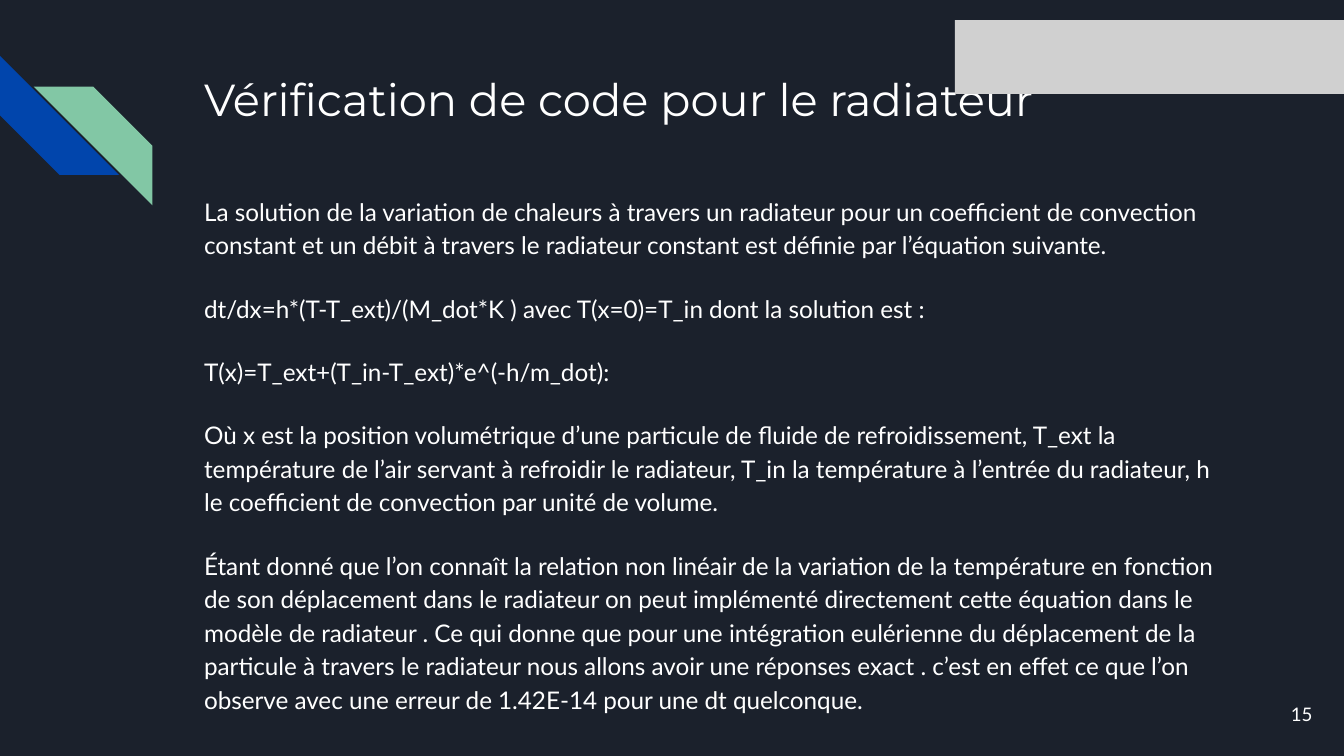
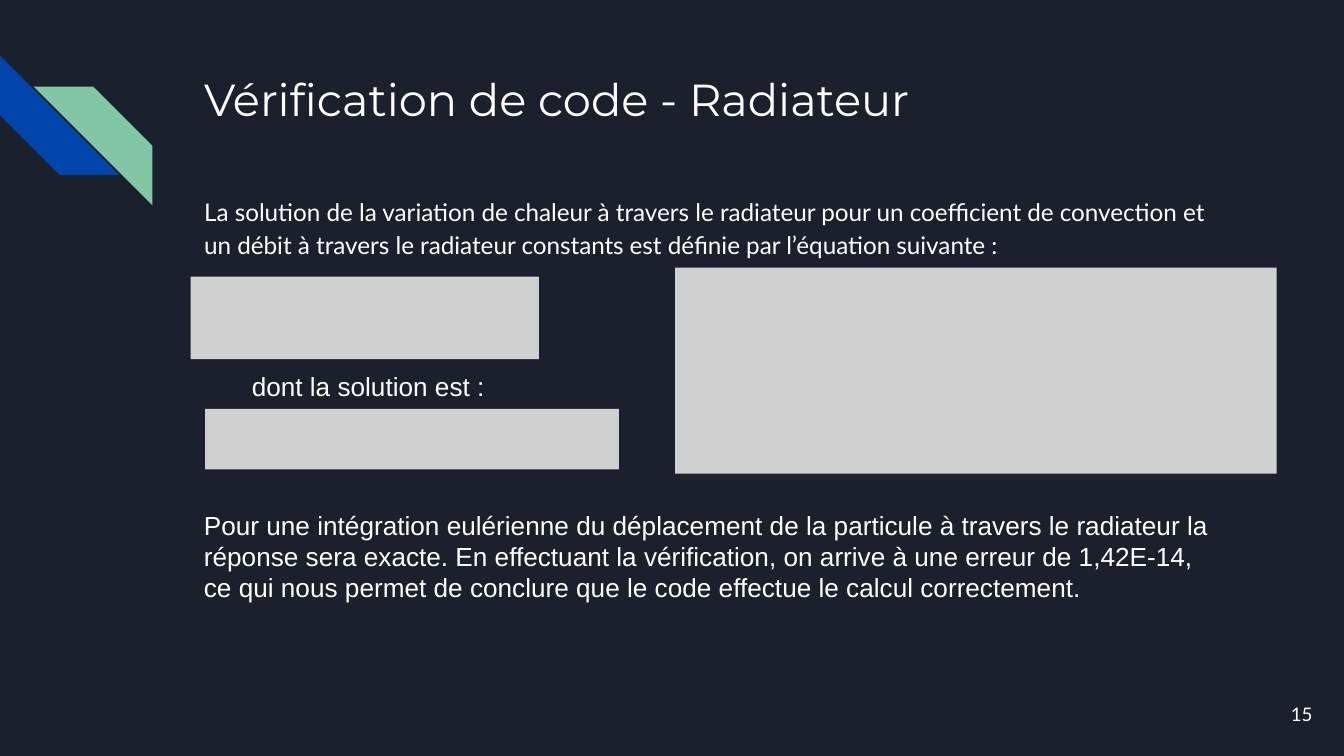
Before and after one commit to Luckabarbeau/Final_projet_mec8211, a slide deck: slide 15 of Presentation-projet-de-session.pptx. Drawn at 1344x756 pixels with LibreOffice and Linux fonts; fonts in the diff are those of the drawing; grey boxes stand for pictures. Boxes give left, top, right and bottom in pixels: in the first picture for what was removed or moved away, otherwise in the second. Text is boxed around its words. In the diff, an @@ line names an element or a change of style, - is before the commit and + after.

```diff
--- a/Presentation-projet-de-session.pptx
+++ b/Presentation-projet-de-session.pptx
@@ picture removed at (x1=956, y1=20, x2=1344, y2=94) @@
@@ title at (x1=204, y1=82, x2=909, y2=117): text changed @@
-Vérification de code pour le radiateur
+Vérification de code - Radiateur
@@ text at (x1=204, y1=203, x2=1204, y2=258): text changed @@
-La solution de la variation de chaleurs à travers un radiateur pour un coefficient de convection constant et un débit à travers le radiateur constant est définie par l’équation suivante.
-dt/dx=h*(T-T_ext)/(M_dot*K ) avec T(x=0)=T_in dont la solution est :
-T(x)=T_ext+(T_in-T_ext)*e^(-h/m_dot):
-Où x est la position volumétrique d’une particule de fluide de refroidissement, T_ext la température de l’air servant à refroidir le radiateur, T_in la température à l’entrée du radiateur, h le coefficient de convection par unité de volume.
-Étant donné que l’on connaît la relation non linéair de la variation de la température en fonction de son déplacement dans le radiateur on peut implémenté directement cette équation dans le modèle de radiateur . Ce qui donne que pour une intégration eulérienne du déplacement de la particule à travers le radiateur nous allons avoir une réponses exact . c’est en effet ce que l’on observe avec une erreur de 1.42E-14 pour une dt quelconque.
+La solution de la variation de chaleur à travers le radiateur pour un coefficient de convection et un débit à travers le radiateur constants est définie par l’équation suivante :
@@ group added at (x1=191, y1=267, x2=1277, y2=473): 3 pictures, 1 text @@
+dont la solution est :
@@ text added at (x1=204, y1=515, x2=1207, y2=603), 14 pt, text #FFFFFF @@
+Pour une intégration eulérienne du déplacement de la particule à travers le radiateur la réponse sera exacte. En effectuant la vérification, on arrive à une erreur de 1,42E-14, ce qui nous permet de conclure que le code effectue le calcul correctement.
```
Also in this commit, not shown: 13 other slides changed.
